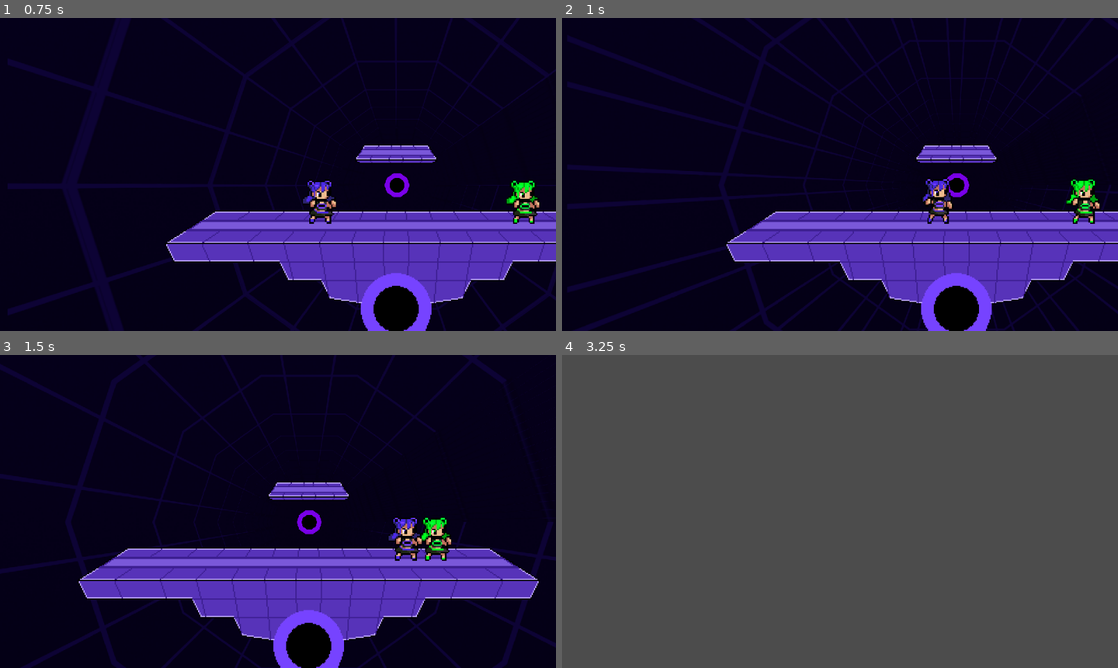
Above: before the commit, frames 1-4 (two rows, left to right).
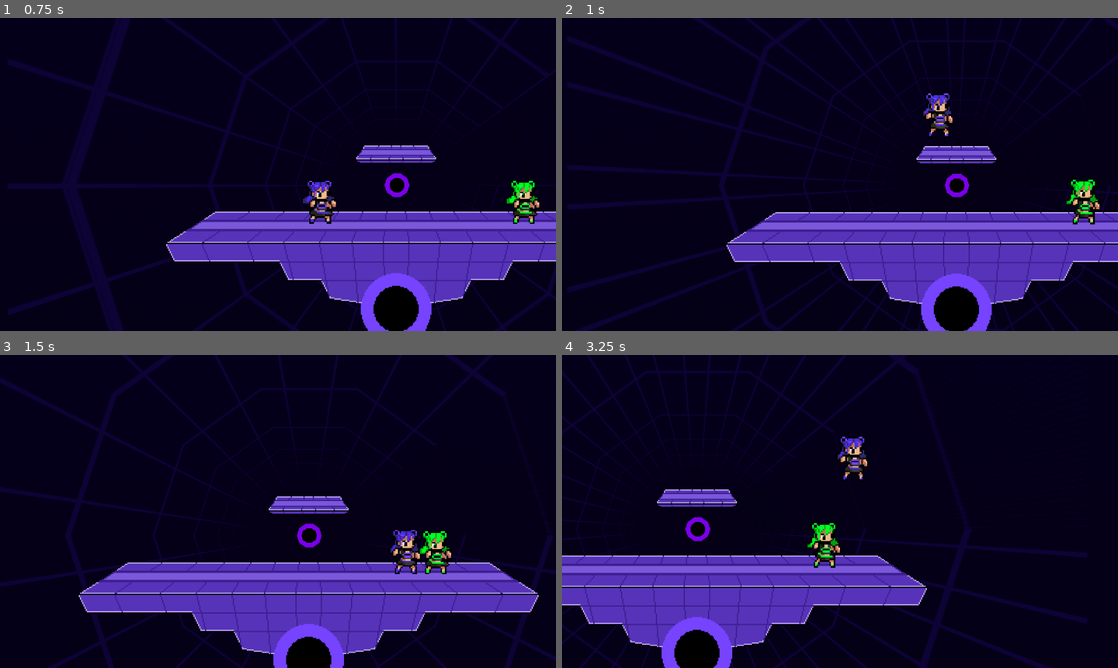
Above: after the commit, the same moments.

Repository: Logn35/SmashBox
Game: Godot game, scene res://Stages/Test Stage.tscn
The game is run twice, just before and just after one commit, with the same random seed, the same clock (stepped at 60 frames per second) and the same inputs.
Inputs:
- Up to frame 1 (0.75 s): hold D (moveRight) from 0.53 s (still down)
- Up to frame 2 (1 s): keep holding D (moveRight); tap Space (Jump) at 0.77 s
- Up to frame 3 (1.5 s): keep holding D (moveRight)
- Up to frame 4 (3.25 s): tap Space (Jump) at 1.52, 3.02 s; release D (moveRight) at 2.03 s; hold A (moveLeft) 2.03-2.78 s; hold D (moveRight) from 2.78 s (still down)

Frame 1 is identical in both runs. In frame 2, 3.6% of the frame differs, in the area x 29-100%, y 23-100%; in frame 3, 22%; in frame 4, 100%, in the area x 0-100%, y 0-100%.

Commit message:
fixed space bar not letting p1 jump sometimes

Diff:
--- a/scripts/KinematicBody2D.gd
+++ b/scripts/KinematicBody2D.gd
@@ -7,6 +7,8 @@
 const gravity = 50
 const maxspeed = 400
 const jumpHeight = -1000
+
+var jumpCount = 0
 
 var motion = Vector2()
 
@@ -28,9 +30,13 @@
 		friction = true
 
 	if is_on_floor():
+		jumpCount = 0
 		$"Character Sprite".play("Idle")
-		if Input.is_action_pressed("jump"):
-			motion.y = jumpHeight
+		if Input.is_action_pressed("ui_select"):
+			if jumpCount < 2:
+				jumpCount += 1
+				motion.y = jumpHeight
+
 		if friction == true:
 			motion.x = lerp(motion.x, 0, 0.2)
 
